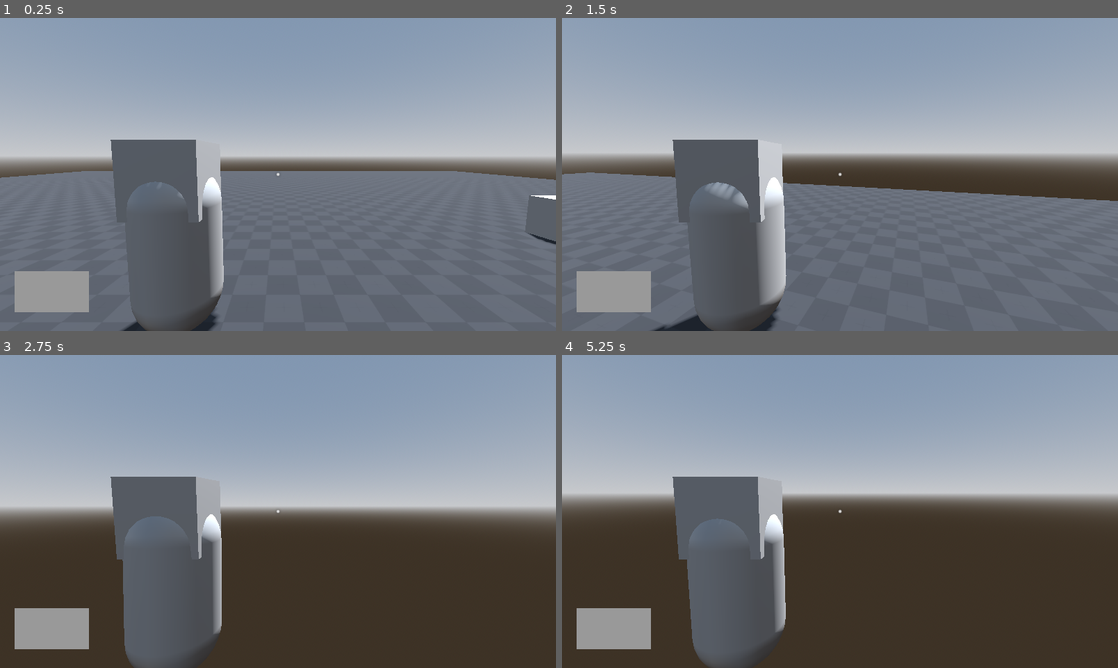
Above: before the commit, frames 1-4 (two rows, left to right).
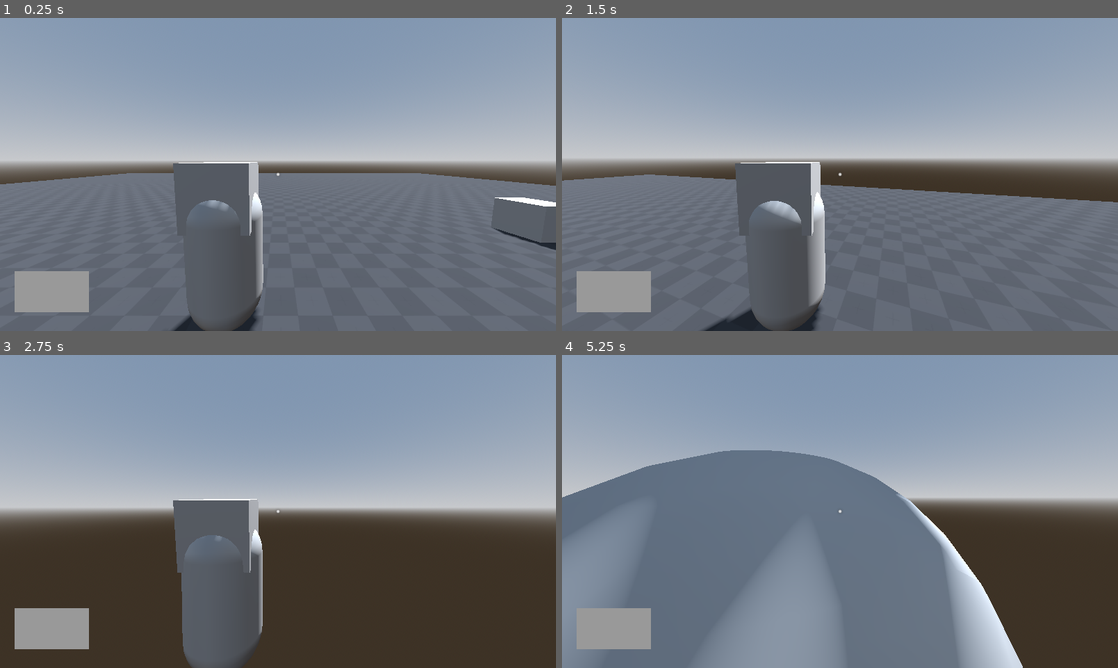
Above: after the commit, the same moments.

Repository: piksalchaos/spadooshka
Game: Godot game, scene res://scenes/test_world.tscn
Same seed, same stepped clock (60 frames per second), same inputs: the game is played once before the commit and once after it.
Inputs (mouse positions are in pixels of both pictures, inside the frame that each line leads up to):
- Up to frame 1 (0.25 s): no input
- Up to frame 2 (1.5 s): tap Enter at 0.5 s; move the mouse to (867, 174) at 0.52 s; hold W (forward) from 0.53 s (still down); tap Shift (dash) at 0.6 s; tap Space (jump) at 0.77 s; move the mouse to (812, 174) at 1.27 s; tap E (interact) at 1.35 s
- Up to frame 3 (2.75 s): keep holding W (forward); tap Space (jump) at 1.52 s; move the mouse to (289, 505) at 2.02 s; hold Mouse wheel down (item_slot_left) from 2.03 s (still down)
- Up to frame 4 (5.25 s): keep holding W (forward); move the mouse to (834, 517) at 2.77 s; release Mouse wheel down (item_slot_left) at 2.78 s; tap Mouse wheel up (item_slot_right) at 2.85 s; tap Space (jump) at 3.02, 3.77, 4.25, 4.52 s; move the mouse to (878, 514) at 3.52 s; press the mouse at (878, 514) at 3.53 s; move the mouse to (795, 508) at 4.27 s; release the mouse at (795, 508) at 4.28 s; right-click (795, 508) at 4.35 s; move the mouse to (845, 511) at 5.02 s; tap Shift (dash) at 5.1 s

The runs differ from the first frame. In frame 1, 12% of the frame differs, in the area x 0-100%, y 38-100%; in frame 2, 13%; in frame 3, 12%; in frame 4, 45%, in the area x 0-100%, y 30-100%.

Commit message:
camera no clip

Diff:
--- /dev/null
+++ b/scenes/camera.gd
@@ -0,0 +1,29 @@
+extends Camera3D
+
+@onready var player: CharacterBody3D = $"../.."
+@onready var head: Node3D = $".."
+@onready var camera_collider: RayCast3D = $"../CameraCollider"
+
+
+const MOUSE_SENSITIVITY = 0.005
+
+var DEFAULT_CAMERA_POSITION = Vector3(0.711, 0.431, 2.059)
+
+# Called when the node enters the scene tree for the first time.
+func _ready() -> void:
+	Input.mouse_mode = Input.MOUSE_MODE_CAPTURED
+	position = DEFAULT_CAMERA_POSITION
+	camera_collider.target_position = DEFAULT_CAMERA_POSITION
+
+# Called every frame. 'delta' is the elapsed time since the previous frame.
+func _unhandled_input(event: InputEvent) -> void:
+	if event is InputEventMouseMotion:
+		player.rotate_y(-event.relative.x * MOUSE_SENSITIVITY)
+		head.rotate_x(-event.relative.y * MOUSE_SENSITIVITY)
+		head.rotation_degrees.x = clamp(head.rotation_degrees.x, -60, 60)
+
+func _process(delta: float) -> void:
+	if camera_collider.is_colliding():
+		global_transform.origin = camera_collider.get_collision_point()
+	else:
+		position = DEFAULT_CAMERA_POSITION
--- a/scenes/player.gd
+++ b/scenes/player.gd
@@ -18,7 +18,6 @@
 const WALL_JUMP_VELOCITY: float = 30.0
 const WALL_JUMP_Y_DIRECTION: float = 0.2
 
-const MOUSE_SENSITIVITY = 0.005
 const ACCELERATION: float = 5.0
 const FRICTION: float = 15.0
 
@@ -29,15 +28,7 @@
 var is_dashing: bool = false
 var is_wall_sliding: bool = false
 
-func _ready():
-	Input.mouse_mode = Input.MOUSE_MODE_CAPTURED
-
 func _unhandled_input(event: InputEvent) -> void:
-	if event is InputEventMouseMotion:
-		rotate_y(-event.relative.x * MOUSE_SENSITIVITY)
-		head.rotate_x(-event.relative.y * MOUSE_SENSITIVITY)
-		head.rotation_degrees.x = clamp(head.rotation_degrees.x, -60, 60)
-
 	if event.is_action_pressed("jump"):
 		jump()
 
--- a/scenes/player.tscn
+++ b/scenes/player.tscn
@@ -1,6 +1,7 @@
-[gd_scene load_steps=11 format=3 uid="uid://cyxjceb2t4xis"]
+[gd_scene load_steps=12 format=3 uid="uid://cyxjceb2t4xis"]
 
 [ext_resource type="Script" path="res://scenes/player.gd" id="1_x756l"]
+[ext_resource type="Script" path="res://scenes/camera.gd" id="2_q7c4t"]
 
 [sub_resource type="Animation" id="Animation_q7oej"]
 length = 0.001
@@ -149,7 +150,9 @@
 mesh = SubResource("BoxMesh_4d8mm")
 
 [node name="Camera" type="Camera3D" parent="Head"]
-transform = Transform3D(1, 0, 0, 0, 0.995872, 0.0907716, 0, -0.0907716, 0.995872, 1.17517, 0.246663, 2.34104)
+transform = Transform3D(1, 0, 0, 0, 0.995872, 0.0907716, 0, -0.0907716, 0.995872, 0.710775, 0.430636, 2.05939)
+fov = 90.0
+script = ExtResource("2_q7c4t")
 
 [node name="Gun" type="MeshInstance3D" parent="Head/Camera"]
 transform = Transform3D(1, 0, 0, 0, -3.61999e-06, -1, 0, 1, -3.61999e-06, 0.5, -0.25, -0.5)
@@ -159,6 +162,9 @@
 
 [node name="InteractCast" type="RayCast3D" parent="Head/Camera"]
 target_position = Vector3(0, 0, -5)
+
+[node name="CameraCollider" type="RayCast3D" parent="Head"]
+target_position = Vector3(0, 0, 1)
 
 [node name="SpeedBoostTimer" type="Timer" parent="."]
 wait_time = 15.0
